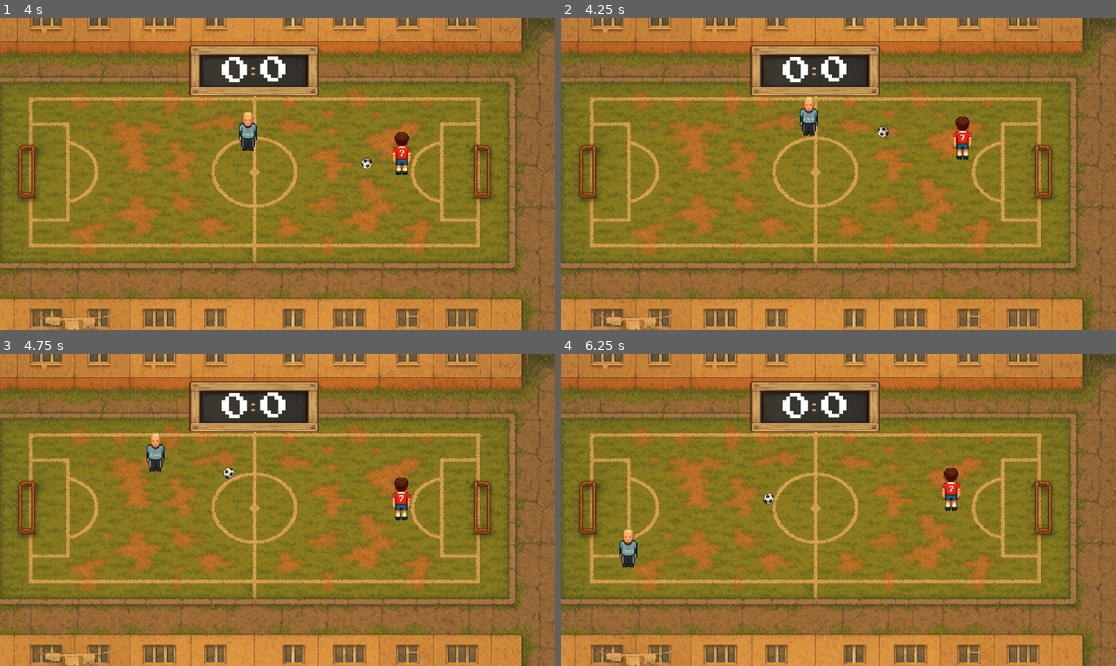
Above: before the commit, frames 1-4 (two rows, left to right).
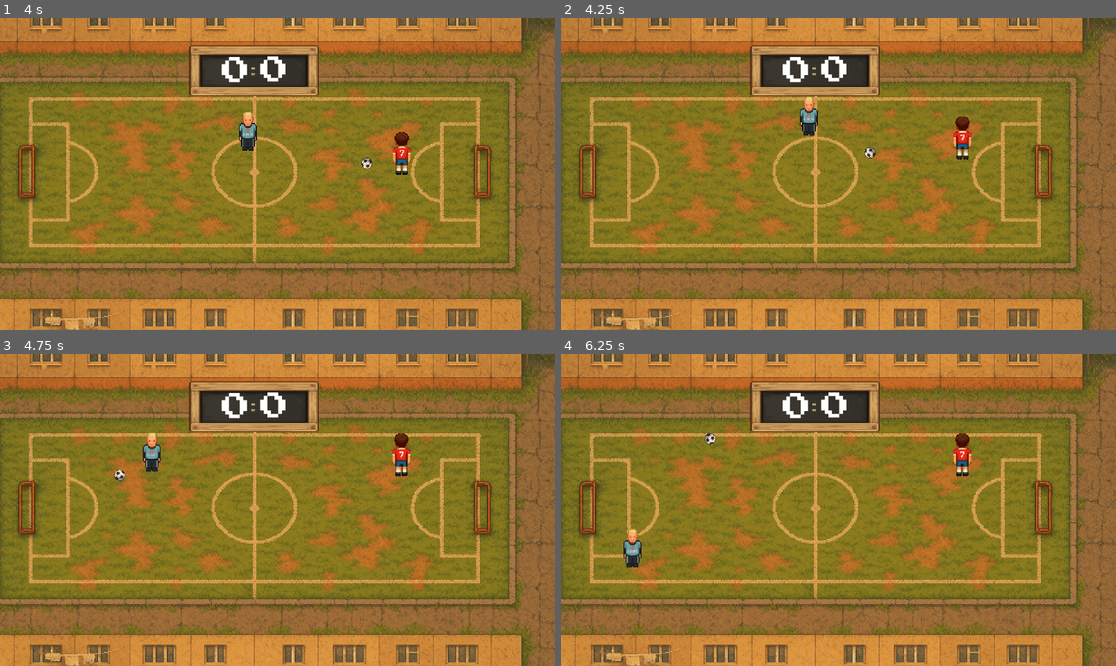
Above: after the commit, the same moments.

Repository: supervi5w4/footballpong
Game: Godot game, scene res://scenes/menu.tscn
Same seed, same stepped clock (60 frames per second), same inputs: the game is played once before the commit and once after it.
Inputs:
- Up to frame 1 (4 s): click "Играть" at 0.5 s; hold Right (ui_right) 1.28-2.03 s; hold Down (ui_down) 2.03-2.78 s; tap Enter at 2.75 s; hold Right (ui_right) 2.78-3.53 s; hold Up (ui_up) from 3.53 s (still down)
- Up to frame 2 (4.25 s): keep holding Up (ui_up)
- Up to frame 3 (4.75 s): release Up (ui_up) at 4.28 s; hold Left (ui_left) from 4.28 s (still down)
- Up to frame 4 (6.25 s): release Left (ui_left) at 5.78 s; hold Down (ui_down) from 5.78 s (still down)

Frame 1 is identical in both runs. In frame 2, 0.1% of the frame differs, in the area x 54-60%, y 34-45%; in frame 3, 1.1%; in frame 4, 1.1%, in the area x 10-74%, y 25-69%.

Commit message:
feat: add AI miss chance

Diff:
--- a/scenes/ai_paddle.gd
+++ b/scenes/ai_paddle.gd
@@ -98,6 +98,10 @@
 		var col: KinematicCollision2D = get_slide_collision(i)
 		var rb := col.get_collider() as RigidBody2D
 		if rb and rb.is_in_group("ball"):
+			var miss_skip: float = pow(1.0 - skill, 3.0)
+			if randf() < miss_skip:
+				continue
+
 			var normal: Vector2 = col.get_normal()
 			var proj_speed: float = velocity.project(normal).length()
 			var boost: float = proj_speed * 0.0001
